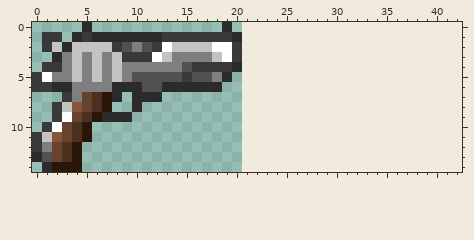
Two states of a pixel-art sprite, Assets/weapons/ranged_weapons/guns/colt.png. Above: the version before the commit.
The file is 21x15 pixels. The old version is drawn lined up with the new one, on the new canvas.
The same view after the edit:
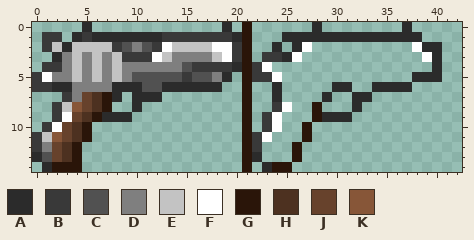
Palette (. is transparent): A #2b2b2b  B #393939  C #515151  D #7f7f7f  E #c3c3c3  F #ffffff  G #2a1509  H #4d3120  J #67422c  K #875638
Edits made:
canvas 21x15 -> 43x15
Changed rows in their new state; - is an unchanged pixel.
first column x 21:
 0 G------A--------A---
 1 G---AAAAAAAAAAAAAA--
 2 G--A-AF----------FAA
 3 G-BBAF------------FA
 4 GBF----------------A
 5 GBBF-------------AAA
 6 G--A-----AA--AAAA---
 7 G--A----A--AA-------
 8 G--BF--G---A--------
 9 G-BF---GAAA---------
10 G-BF--G-------------
11 GBF---G-------------
12 GB---G--------------
13 GA---G--------------
14 G-AGG---------------
Pixel boxes of the changes (left, top, right, bottom) in both pictures:
added: (242, 22, 442, 172)
